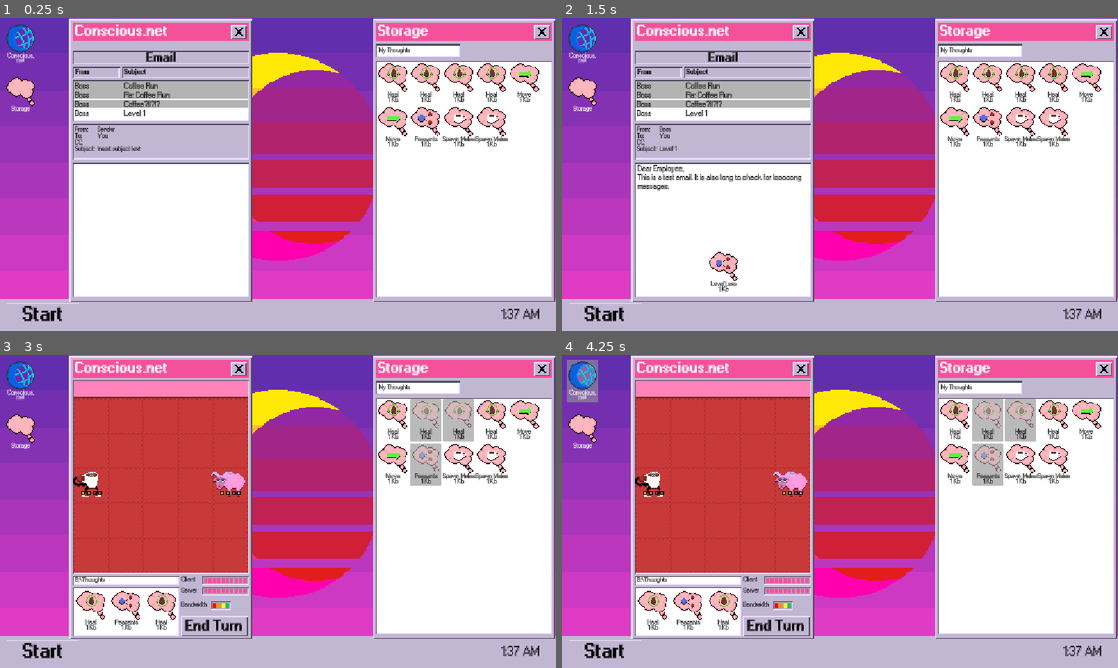
Above: before the commit, frames 1-4 (two rows, left to right).
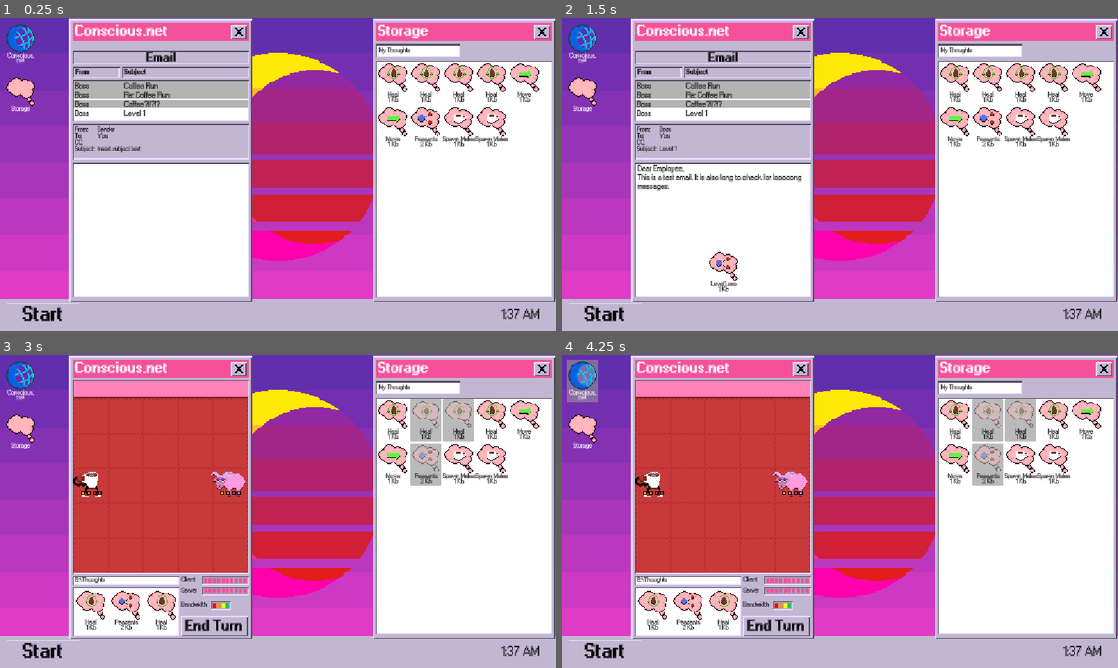
Above: after the commit, the same moments.

Repository: Jusbusy/game-off-2025
Game: Godot game, scene res://game.tscn
Same seed, same stepped clock (60 frames per second), same inputs: the game is played once before the commit and once after it.
Inputs:
- Up to frame 1 (0.25 s): no input
- Up to frame 2 (1.5 s): click "Boss" at 0.5 s; click "Start" at 1.25 s
- Up to frame 3 (3 s): click "Start" at 2 s; click "Level1.exe" at 2.75 s
- Up to frame 4 (4.25 s): click "Conscious. net" at 3.5 s

The runs differ from the first frame. In frame 1, less than 0.1% of the frame differs, in the area x 75-78%, y 39-42%; in frame 2, less than 0.1%; in frame 3, less than 0.1%, in the area x 21-78%, y 39-88%; in frame 4, less than 0.1%.

Commit message:
Modified card buttons to properly show card cost

Diff:
--- a/UI/Templates/email_system.gd
+++ b/UI/Templates/email_system.gd
@@ -129,6 +129,7 @@
 				email_container.add_child(button_instance)
 				button_instance.icon = card.icon
 				button_instance.get_node("CardName").text = card.name
+				button_instance.get_node("APLabel").text = "%d Kb" % card.cost
 				button_instance.pressed.connect(
 					func():
 						Global.add_card_to_deck(card)
--- a/globals.gd
+++ b/globals.gd
@@ -313,6 +313,7 @@
 		card_button_container.add_child.call_deferred(card_button_instance)
 		card_button_instance.icon = deck[drawn_card].icon
 		card_button_instance.get_node("CardName").text = deck[drawn_card].name
+		card_button_instance.get_node("APLabel").text = "%d Kb" % deck[drawn_card].cost
 		card_button_instance.gui_input.connect(
 			func(event):
 				if event is InputEventMouseButton and event.pressed:
@@ -348,6 +349,7 @@
 	for i in range(deck.size()):
 		card_buttons[i].icon = deck[i].icon
 		card_buttons[i].get_node("CardName").text = deck[i].name
+		card_buttons[i].get_node("APLabel").text = "%d Kb" % deck[i].cost
 
 func remove_card_from_deck(card_id: int):
 	deck.remove_at(card_id)
